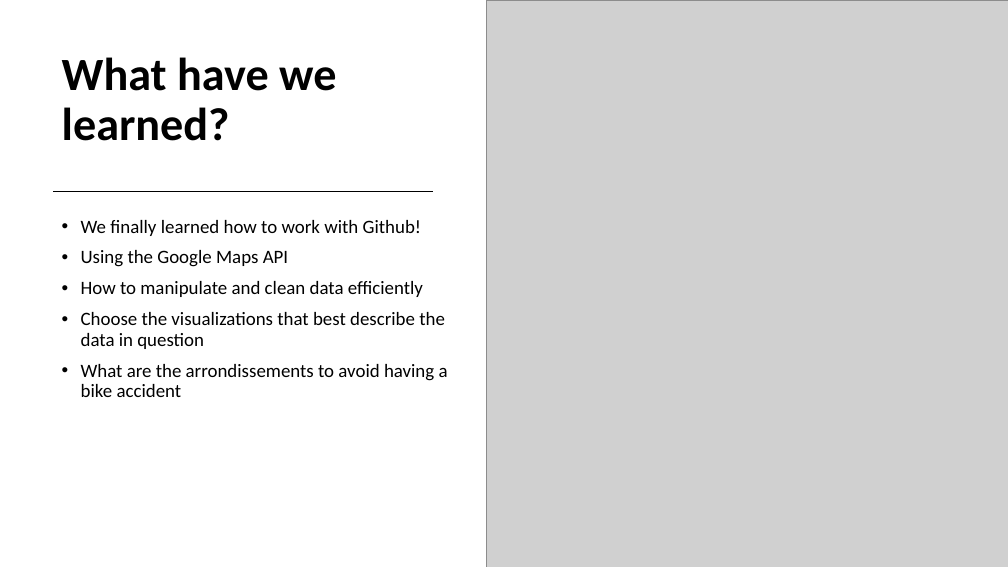
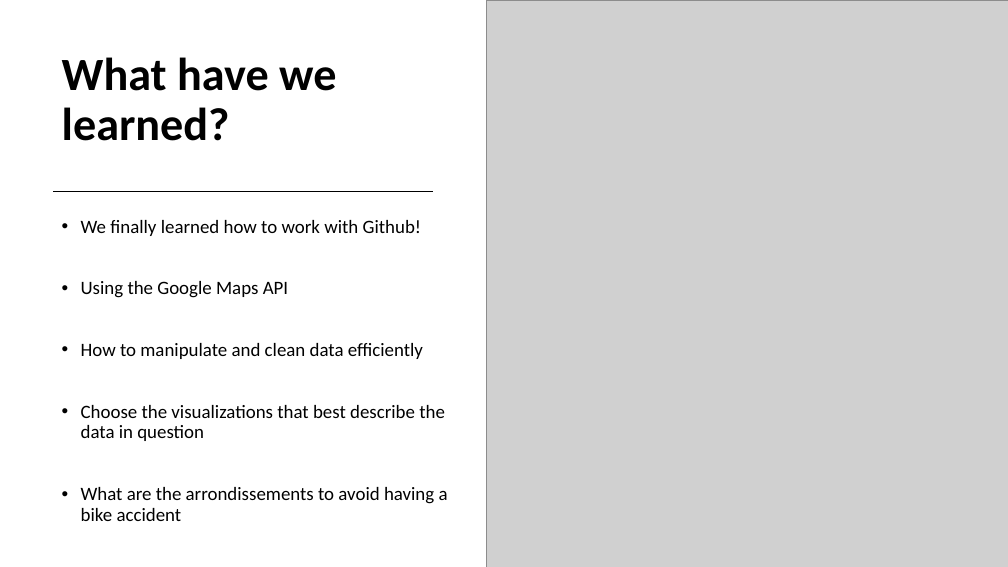
Before and after one commit to tmcdonald92/Bike-Traffic-In-Paris, a slide deck: slide 14 of Statistical Analysis of the Bike Traffic in Paris/Bike Traffic in Paris.pptx. Drawn at 1008x567 pixels with LibreOffice and Linux fonts; fonts in the diff are those of the drawing; grey boxes stand for pictures. Boxes give left, top, right and bottom in pixels: in the first picture for what was removed or moved away, otherwise in the second. Text is boxed around its words. In the diff, an @@ line names an element or a change of style, - is before the commit and + after.

```diff
--- a/Statistical Analysis of the Bike Traffic in Paris/Bike Traffic in Paris.pptx
+++ b/Statistical Analysis of the Bike Traffic in Paris/Bike Traffic in Paris.pptx
@@ text "We finally learned how to ..." rewrapped from (81,220,448,397) to (81,220,448,521) @@
```
Also in this commit, not shown: 1 other slide changed, 1 other file.
